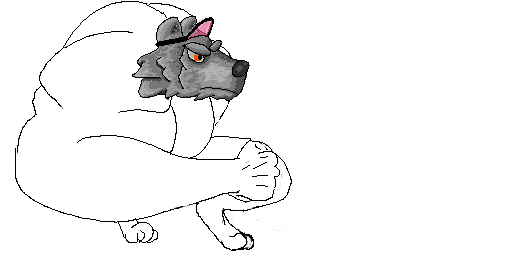
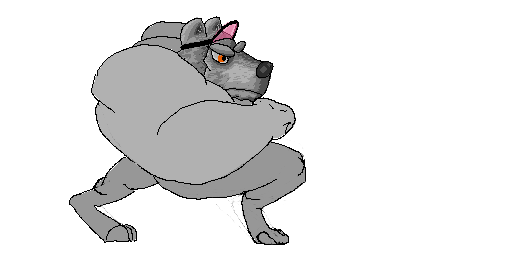
Revision of a layered 512 x 256 image; what changed, layer by layer:
showed group "walk_8" (13 layers) over [69, 16, 306, 245]
painted on "TITLE #80" over [92, 44, 296, 185]
painted on "TITLE #82" over [134, 21, 253, 111]
painted on "TITLE #78" over [69, 136, 306, 245]
hid group "walk_1" (39 layers) over [15, 1, 306, 251]
painted on "TITLE #14" over [15, 5, 279, 223]
painted on "TITLE #19" over [64, 1, 232, 158]
painted on "TITLE #20" over [202, 41, 232, 126]
painted on "TITLE #17" over [227, 231, 253, 249]
painted on "TITLE #18" over [93, 136, 291, 251]
